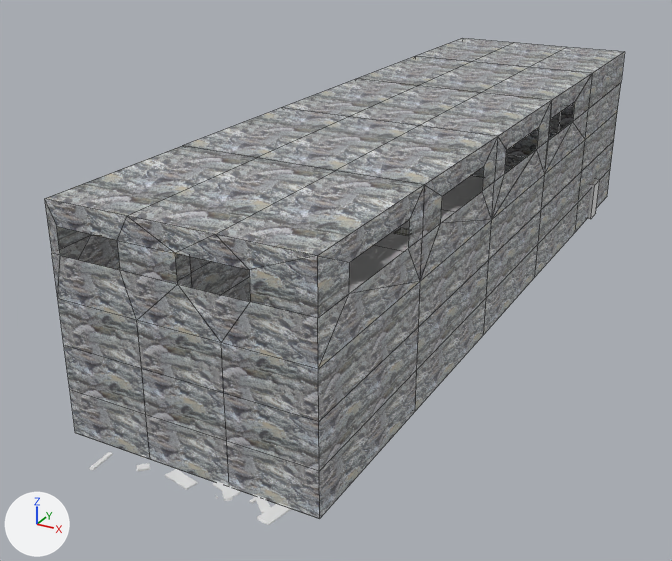
Before and after pictures for a commit that changed the Blender file data/levels/cages/cages.blend.
Rendered twice from a 50 mm lens placed at (163.0, -285.0, 146.0), pointed at (8.0, -3.0, 5.0). Every picture has the same lights, and +X, +Y and +Z are marked at lower left. Mesh edges are drawn as thin lines on the coarser meshes.

In view in the first picture: 'Ground', 'Walls'.
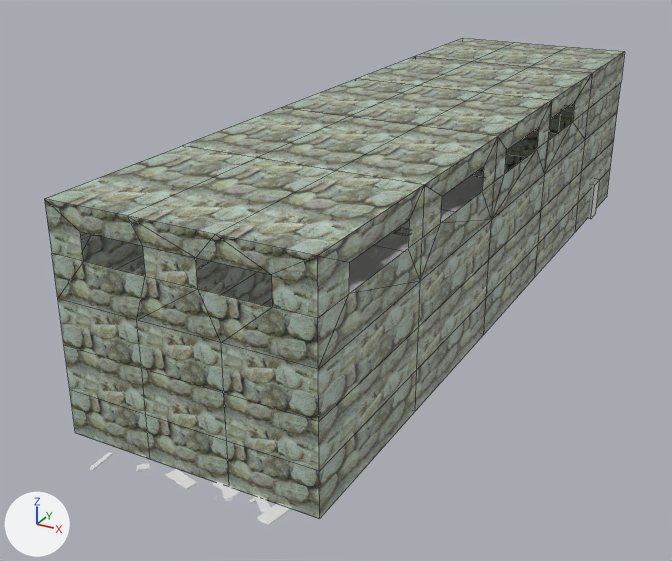
The change, as a list of edits to the scene's bpy script:
```text
Add img_023pierres_jpg:
    img_023pierres_jpg = load_image('023pierres.jpg', '../../textures/023pierres.jpg', 512, 512, 'Non-Color')
Add mat_023pierres_jpg:
    mat_023pierres_jpg = principled_material('023pierres.jpg')
    mat_023pierres_jpg.texture = img_023pierres_jpg
Change me_meshwalls:
    where me_meshwalls.from_pydata(...)  # 142 vertices, 143 faces; spans x -11.4..55.2, y -53.8..88.7, z 0.0..70.0
    used by ob_walls; location = (2.7, -15.4, 0.0); scale = (1.2, 2.0, 1.0)
    before: 97 (-8.9, -53.8, 55.0) at pixel (60, 255), 98 (-8.9, -53.8, 63.0) at pixel (56, 226), 99 (7.7, -53.8, 63.0) at pixel (116, 240), 100 (7.7, -53.8, 55.0) at pixel (119, 269), 101 (22.7, -53.8, 55.0) at pixel (177, 284)
    before: 102 (22.7, -53.8, 63.0) at pixel (175, 253), 103 (40.2, -53.8, 63.0) at pixel (249, 269), 104 (40.2, -53.8, 55.0) at pixel (250, 301)
    me_meshwalls part 1
    add for i in [*range(101, 105)]: me_meshwalls.vertices[i].co += Vector((5.0, 0.0, 0.0))
    add for i in [*range(97, 101)]: me_meshwalls.vertices[i].co += Vector((6.7, 0.0, 0.0))
    me_meshwalls part 2: 117 kept faces spanning x -11.4..55.2, y -53.8..88.7, z 0.0..70.0 get new texture (UV) coordinates
    me_meshwalls part 3: 143 faces spanning x -11.4..55.2, y -53.8..88.7, z 0.0..70.0 switch from mat_085pierres_jpg_001 (picture img_085pierres_jpg_001) to mat_023pierres_jpg (picture img_023pierres_jpg)
```

Boxes [x1, y1, x2, y2] around the edits, measured in the pictures (672 x 561 px; the box of a moved part takes in the faces that stretch with it):
part 1 of me_meshwalls, moved or reshaped
    both: [45, 199, 318, 369]
part 2 of me_meshwalls, surface changed
    both: [80, 52, 625, 518]
part 3 of me_meshwalls, recoloured
    both: [58, 102, 588, 519]
